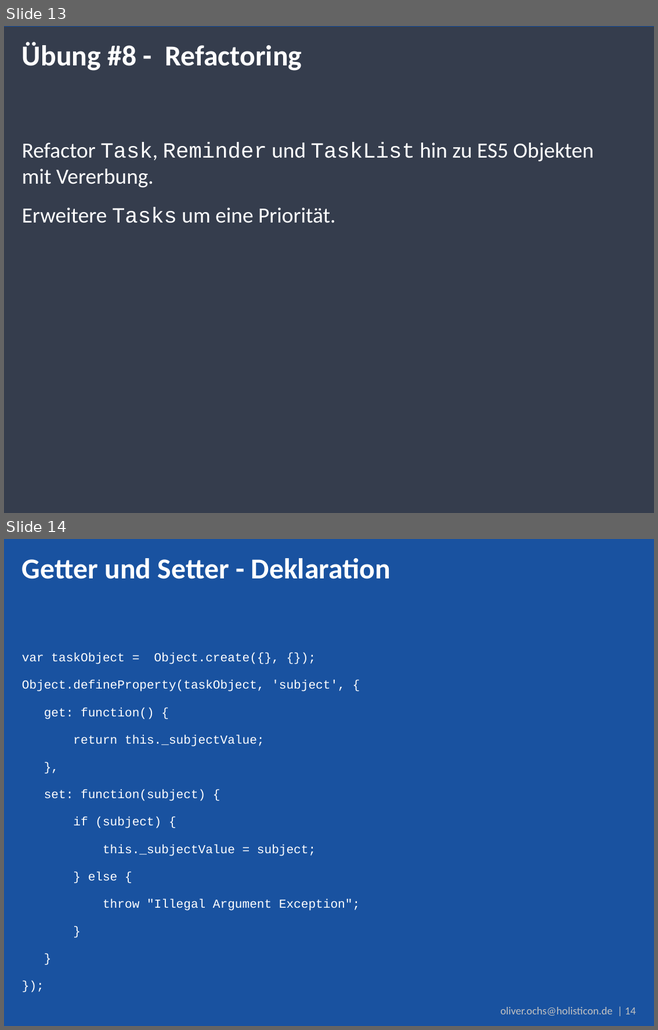
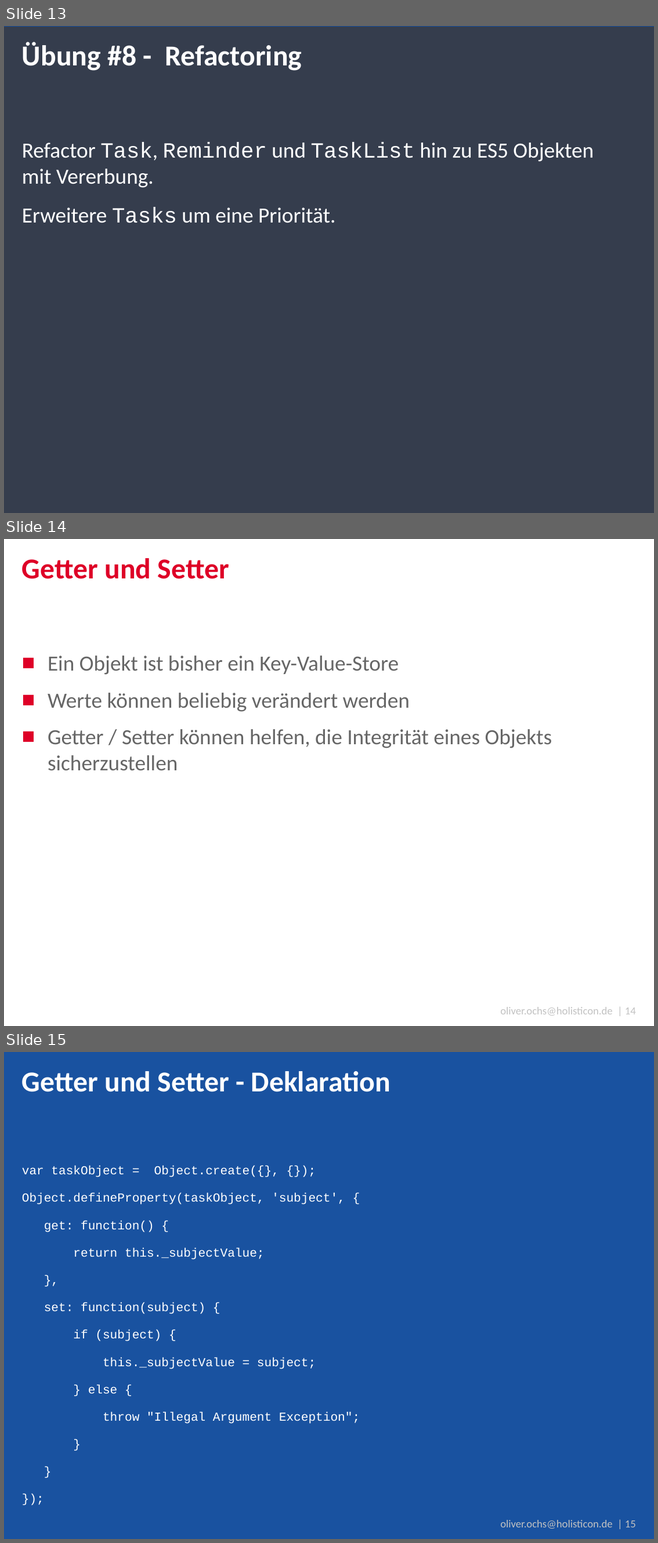
Before and after one commit to simonox/js-workshop, a slide deck: Tag 2.pptx. Shown one above the other, each under a label of ours: slides 13 and 14 before the commit, slides 13, 14 and 15 after it. The pictures are 658x1030 and 658x1543 pixels, drawn with LibreOffice and Linux fonts; fonts in the diff are those of the drawing; background and template pictures are left out. Boxes give left, top, right and bottom in pixels: in the first picture for what was removed or moved away, otherwise in the second. Text is boxed around its words. In the diff, an @@ line names an element or a change of style, - is before the commit and + after.

```diff
--- a/Tag 2.pptx
+++ b/Tag 2.pptx
@@ slide 14 added at [4,539,654,1026], background #FFFFFF; not listed: 1 template element that a slide beside it also shows @@
@@ title added at [22,558,229,579], 32 pt, text #DE0027, bold @@
+Getter und Setter
@@ text added at [48,656,552,770], 24 pt, text #666666 @@
+■ Ein Objekt ist bisher ein Key-Value-Store
+■ Werte können beliebig verändert werden
+■ Getter / Setter können helfen, die Integrität eines Objekts sicherzustellen
@@ what was slide 14 is now slide 15 @@
@@ text at [500,1520,636,1529]: text changed @@
-oliver.ochs@holisticon.de | 14
+oliver.ochs@holisticon.de | 15
```
Also in this commit, not shown: 3 slides changed, 1 other slide added, 11 slides removed.
